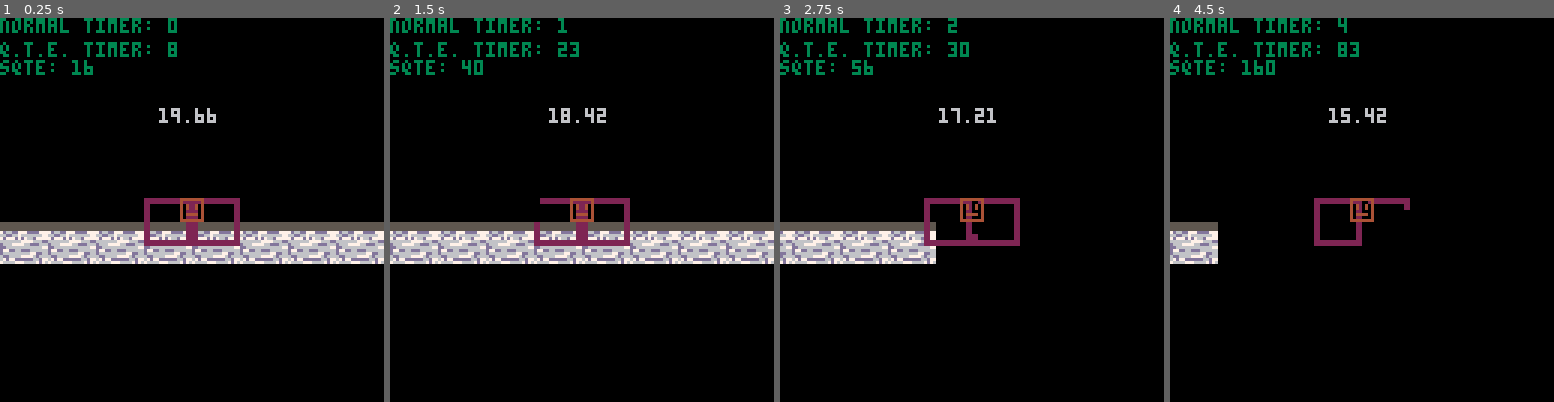
Above: before the commit, frames 1-4 (left to right).
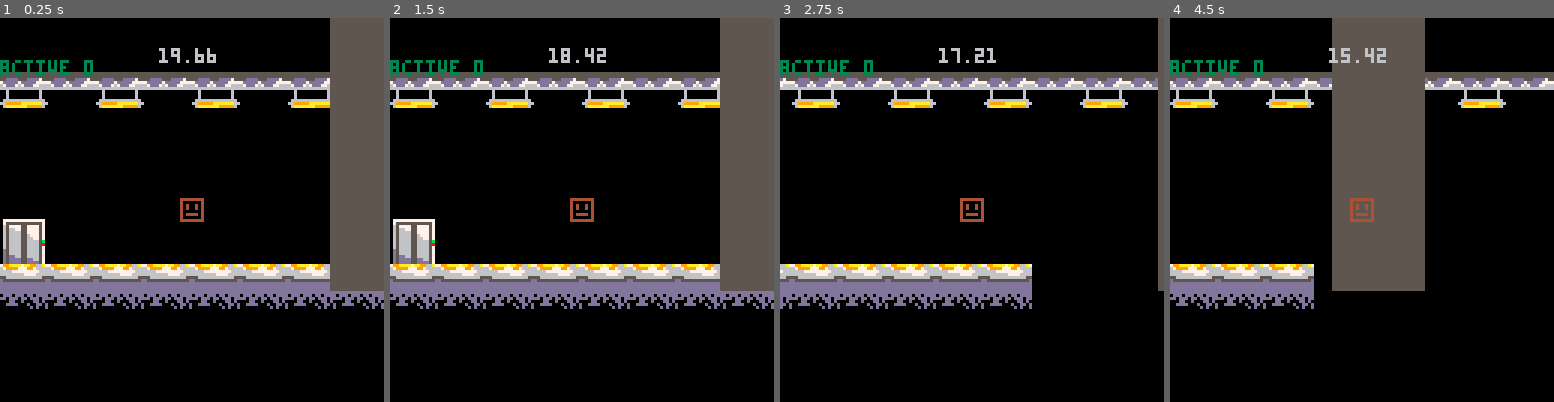
Above: after the commit, the same moments.

Repository: NeoTheSilent/20SGJ-2025-Save-The-World
Game: PICO-8 cartridge savetheworld.p8
The game is run twice, just before and just after one commit, with the same random seed, the same clock (stepped at 60 frames per second) and the same inputs.
Inputs:
- Up to frame 1 (0.25 s): no input
- Up to frame 2 (1.5 s): tap X (X key) at 0.33, 1.07 s; tap O (Z key) at 0.7 s
- Up to frame 3 (2.75 s): hold Right 1.6-2.1 s; tap O (Z key) at 1.7, 2.1, 2.5 s; tap X (X key) at 1.85 s; hold Up 2.15-2.42 s; hold Right from 2.47 s (still down)
- Up to frame 4 (4.5 s): tap O (Z key) every 0.4 s from 2.9 to 4.1 s; tap X (X key) at 2.97, 4.08 s; release Right at 3.03 s; hold Left 3.08-3.58 s; hold Down 3.63-3.97 s; hold Right from 4.02 s (still down)

The runs differ from the first frame. In frame 1, 35% of the frame differs, in the area x 0-100%, y 0-76%; in frame 2, 35%; in frame 3, 21%; in frame 4, 28%.

Commit message:
Version 0.2
Version 0.2 - More functionality has been added for the Quick Time Events. 

- Better logic has been added, such that it will now display the button that must be pressed and will have a timer that ticks down. Furthermore: After the first button in the QTE is pressed, the next button is then able to be pressed and the timer for that one will start. Results for failure have yet to be added. Upon pressing a button, the player will delete it visually from the screen to ensure that it's clear it was a success. Sprites are still placeholders.

- Rework for some of the sprites have been added. We want to ensure that the player feels like they're in an underground laboratory, trying to prevent a bomb from going off.

Diff:
--- a/savetheworld.p8
+++ b/savetheworld.p8
@@ -15,10 +15,12 @@
 		player.m=4
 
 	answer={
-	 {1,1},
-	 {2,2,2},
-	 {3,3,3,3}
+	 {4,5},
+	 {5,2,4},
+	 {4,5,3,5},
+	 {3,4,2,4,5}
 	}
+	answerkey={"","⬆️","⬇️","🅾️","❎"}
 end
 
 function _update()
@@ -56,12 +58,16 @@
  map(0,0)
  debug()
  qte(400,answer[1])
- --qte(800,answer[2])
- --qte(1200,answer[3])
- rectfill(190-player.x,2,200-player.x,50)
- print(19-timer.."."..frame*3,player.x-7,player.y-30,clr)
+ qte(800,answer[2])
+ qte(1200,answer[3])
+ qte(1600,answer[4])
+ for i=1,25 do
+	 rectfill(170-player.x+(200*(i-1)),2,200-player.x+(200*(i-1)),120,5)
+	end
+ print(19-timer.."."..frame*3,player.x-7,player.y-50,clr)
  spr(001,player.x,player.y)
 end
+
 -->8
 --movement
 
@@ -76,46 +82,58 @@
 --qte
 
 function qte(place,rep)
-
- if place>player.x then
+ if place==player.x then
+  qtetimer=0
+ elseif place<player.x and rep[#rep]!=0 then
   for i=1,#rep do
-   sspr(0+((flr(qtetimer/8)*8)*(tonum(active==i))),
-   24,8,8,(player.x-4)+(i*16)
-   -(ceil(#rep/2)*16)-(8-(#rep%2)*8),
-   player.y,16,16)
+   if active<i then
+	   sspr(0+((flr(qtetimer/6)*8)*(tonum(active+1==i))),
+	   24,8,8,(player.x-4)+(i*16)
+	   -(ceil(#rep/2)*16)-(8-(#rep%2)*8),
+	   player.y-30,16,16)
+	   print(answerkey[rep[i]],(player.x+1)+(i*16)
+	   -(ceil(#rep/2)*16)-(8-(#rep%2)*8),
+	   player.y-25)
+	  end
   end
- end
-
- if btnp(4) and active!=#rep then
-  active+=1
-  qtetimer=0
+  --
+	 if btnp(rep[active+1]) then
+	  if active!=#rep then
+	   active+=1
+	   qtetimer=0
+	  end
+	  if active==#rep then
+	   active=0
+	   rep[#rep]=0
+	  end
+  end
  end
 end
 -->8
 --debug
 
 function debug()
- print("normal timer: "..timer,player.x-60,player.y-60,3)
- print("q.t.e. timer: "..qtetimer,player.x-60,player.y-52,3)
- print("sqte: "..(flr(qtetimer/4)*8),player.x-60,player.y-46,3)
+ --print("normal timer: "..timer,player.x-60,player.y-60,3)
+ --print("q.t.e. timer: "..qtetimer,player.x-60,player.y-52,3)
+ print("active "..active,player.x-60,player.y-46,3)
 end
 __gfx__
-00000000444444440000000000000000000000000000000000000000000000000000000000000000000000000000000000000000000000000000000000000000
-00000000400000040000000000000000000000000000000000000000000000000000000000000000000000000000000000000000000000000000000000000000
-00700700404004045555555555555555000000000000000000000000000000000000000000000000000000000000000000000000000000000000000000000000
-00077000404004045555555555555555000000000000000000000000000000000000000000000000000000000000000000000000000000000000000000000000
-00077000400000045555555555555555000000000000000000000000000000000000000000000000000000000000000000000000000000000000000000000000
-00700700404444047d66dd777dddd777000000000000000000000000000000000000000000000000000000000000000000000000000000000000000000000000
-000000004000000466dd667666666677000000000000000000000000000000000000000000000000000000000000000000000000000000000000000000000000
-00000000444444447d777d7d766d7777000000000000000000000000000000000000000000000000000000000000000000000000000000000000000000000000
-000000000000000066666667777666dd000000000000000000000000000000000000000000000000000000000000000000000000000000000000000000000000
-0000000000000000d666777766ddd666000000000000000000000000000000000000000000000000000000000000000000000000000000000000000000000000
-0000000000000000dd66666666666677000000000000000000000000000000000000000000000000000000000000000000000000000000000000000000000000
-0000000000000000d77dd66ddd666666000000000000000000000000000000000000000000000000000000000000000000000000000000000000000000000000
-0000000000000000d66666666677dd66000000000000000000000000000000000000000000000000000000000000000000000000000000000000000000000000
-00000000000000006dd666677776d666000000000000000000000000000000000000000000000000000000000000000000000000000000000000000000000000
-000000000000000067d77dddddd66d77000000000000000000000000000000000000000000000000000000000000000000000000000000000000000000000000
-00000000000000007666677766667d76000000000000000000000000000000000000000000000000000000000000000000000000000000000000000000000000
+00000000444444445666666666666665799aaaa7aa9966a700000000000000005555555555555555555555555555555500000000000000000000000000000000
+00000000400000046dddddddddddddd1679999777997666607777777777777705555555555555555555555555555555500000000000000000000000000000000
+00700700404004046d166666666661d16666777777777666075555555555557055dddd555dddd75555dddd555dddd75500000000000000000000000000000000
+00077000404004046d6dddddddddd5d1666666667777666606577775577775707ddddd7ddddd77777ddddd7ddddd777700000000000000000000000000000000
+00077000400000046d6dddddddddd5d15566666666666655065667755777757067ddd767ddd7766667ddd767ddd7766600000000000000000000000000000000
+00700700404444046d6dd222222dd5d1d55555555555555d06566665577775706666666666666666666666666666666600000000000000000000000000000000
+00000000400000046d6dd2e8782dd5d1dddddddddddddddd06566665567775700060000000000600000000000000000000000000000000000000000000000000
+00000000444444446d6dd2e8782dd5d1dddddddddddddddd06566665566775700060000000000600000000000000000000000000000000000000000000000000
+00000000000000006d6dd288782dd5d1dddddddddddddddd06566665566665b00060000000000600000000000000000000000000000000000000000000000000
+00000000000000006d6dd288872dd5d1dddddddddddddddd06566665566665800666666666666660000000000000000000000000000000000000000000000000
+00000000000000006d6dd222222dd5d10ddd0ddd0dd0dddd06566665566665706699999aaaaaaa66000000000000000000000000000000000000000000000000
+00000000000000006d6dddddddddd5d1dd0ddd0dd0ddd0dd0d5666655666657006aaaaaaa9999960000000000000000000000000000000000000000000000000
+00000000000000006d6dddddddddd5d1000dd00d000dd0d00d566665566665700000000000000000000000000000000000000000000000000000000000000000
+00000000000000006d155555555551d100dddd000d00dd0d0d5dd665566665700000000000000000000000000000000000000000000000000000000000000000
+00000000000000006dddddddddddddd10000000000d0d00d0d5dddd55dd665700000000000000000000000000000000000000000000000000000000000000000
+0000000000000000511111111111111500000000000000000d5dddd55dddd5700000000000000000000000000000000000000000000000000000000000000000
 00000000000000000000000000000000000000000000000000000000000000000000000000000000000000000000000000000000000000000000000000000000
 00000000000000000000000000000000000000000000000000000000000000000000000000000000000000000000000000000000000000000000000000000000
 00000000000000000000000000000000000000000000000000000000000000000000000000000000000000000000000000000000000000000000000000000000
@@ -139,11 +157,13 @@
 0000000000000000000000000000000000000000000000000000000000000000000000000000000000000000000000000000000000000000000000000000000000000000000000000000000000000000000000000000000000000000000000000000000000000000000000000000000000000000000000000000000000000000
 0000000000000000000000000000000000000000000000000000000000000000000000000000000000000000000000000000000000000000000000000000000000000000000000000000000000000000000000000000000000000000000000000000000000000000000000000000000000000000000000000000000000000000
 0000000000000000000000000000000000000000000000000000000000000000000000000000000000000000000000000000000000000000000000000000000000000000000000000000000000000000000000000000000000000000000000000000000000000000000000000000000000000000000000000000000000000000
+08090a0b08090a0b08090a0b08090a0b08090a0b08090a0b08090a0b08090a0b08090a0b08090a0b08090a0b08090a0b08090a0b08090a0b08090a0b0000000000000000000000000000000000000000000000000000000000000000000000000000000000000000000000000000000000000000000000000000000000000000
+18191a1b18191a1b18191a1b18191a1b18191a1b18191a1b18191a1b18191a1b18191a1b18191a1b18191a1b18191a1b18191a1b18191a1b18191a1b0000000000000000000000000000000000000000000000000000000000000000000000000000000000000000000000000000000000000000000000000000000000000000
 0000000000000000000000000000000000000000000000000000000000000000000000000000000000000000000000000000000000000000000000000000000000000000000000000000000000000000000000000000000000000000000000000000000000000000000000000000000000000000000000000000000000000000
 0000000000000000000000000000000000000000000000000000000000000000000000000000000000000000000000000000000000000000000000000000000000000000000000000000000000000000000000000000000000000000000000000000000000000000000000000000000000000000000000000000000000000000
 0000000000000000000000000000000000000000000000000000000000000000000000000000000000000000000000000000000000000000000000000000000000000000000000000000000000000000000000000000000000000000000000000000000000000000000000000000000000000000000000000000000000000000
 0000000000000000000000000000000000000000000000000000000000000000000000000000000000000000000000000000000000000000000000000000000000000000000000000000000000000000000000000000000000000000000000000000000000000000000000000000000000000000000000000000000000000000
-0000000000000000000000000000000000000000000000000000000000000000000000000000000000000000000000000000000000000000000000000000000000000000000000000000000000000000000000000000000000000000000000000000000000000000000000000000000000000000000000000000000000000000
-0000000000000000000000000000000000000000000000000000000000000000000000000000000000000000000000000000000000000000000000000000000000000000000000000000000000000000000000000000000000000000000000000000000000000000000000000000000000000000000000000000000000000000
-0203020302030203020302030203020302030000000000000000000000000000000000000000000000000000000000000000000000000000000000000000000000000000000000000000000000000000000000000000000000000000000000000000000000000000000000000000000000000000000000000000000000000000
-1213121312131213121312131213121312130000000000000000000000000000000000000000000000000000000000000000000000000000000000000000000000000000000000000000000000000000000000000000000000000000000000000000000000000000000000000000000000000000000000000000000000000000
+0607000000000000000000000000000000000000000000000000000000000000000000000000000000000000000000000000000000000000000000000000000000000000000000000000000000000000000000000000000000000000000000000000000000000000000000000000000000000000000000000000000000000000
+1617000000000000000000000000000000000000000000000000000000000000000000000000000000000000000000000000000000000000000000000000000000000000000000000000000000000000000000000000000000000000000000000000000000000000000000000000000000000000000000000000000000000000
+0405040504050405040504050405040504050405040500000000000000000000000000000000000000000000000000000000000000000000000000000000000000000000000000000000000000000000000000000000000000000000000000000000000000000000000000000000000000000000000000000000000000000000
+1415141514151415141514151415141514151415141500000000000000000000000000000000000000000000000000000000000000000000000000000000000000000000000000000000000000000000000000000000000000000000000000000000000000000000000000000000000000000000000000000000000000000000
